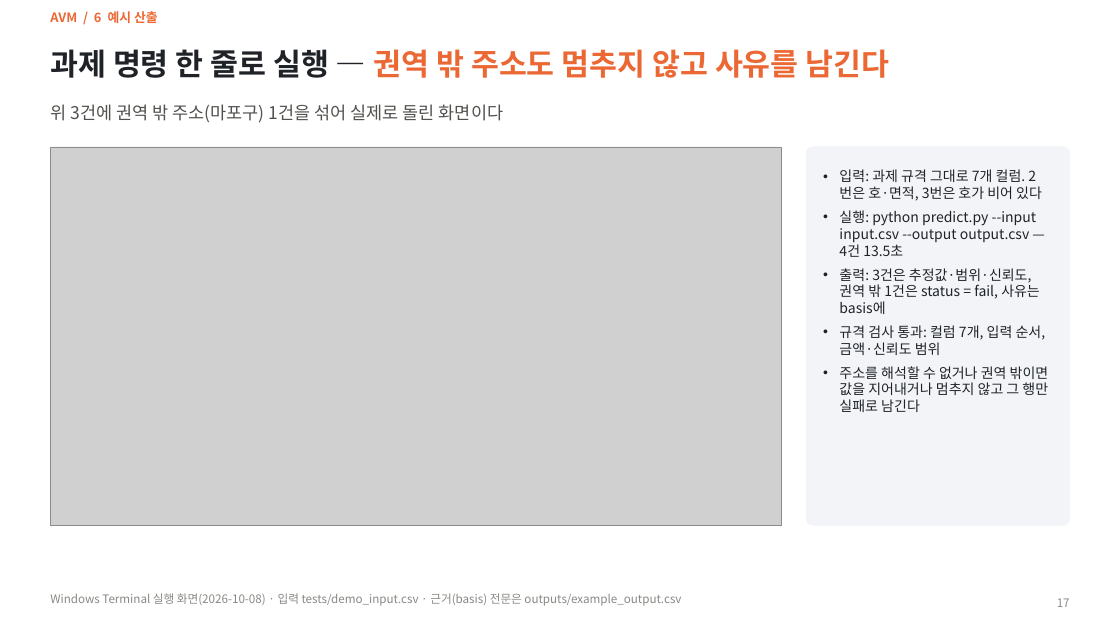
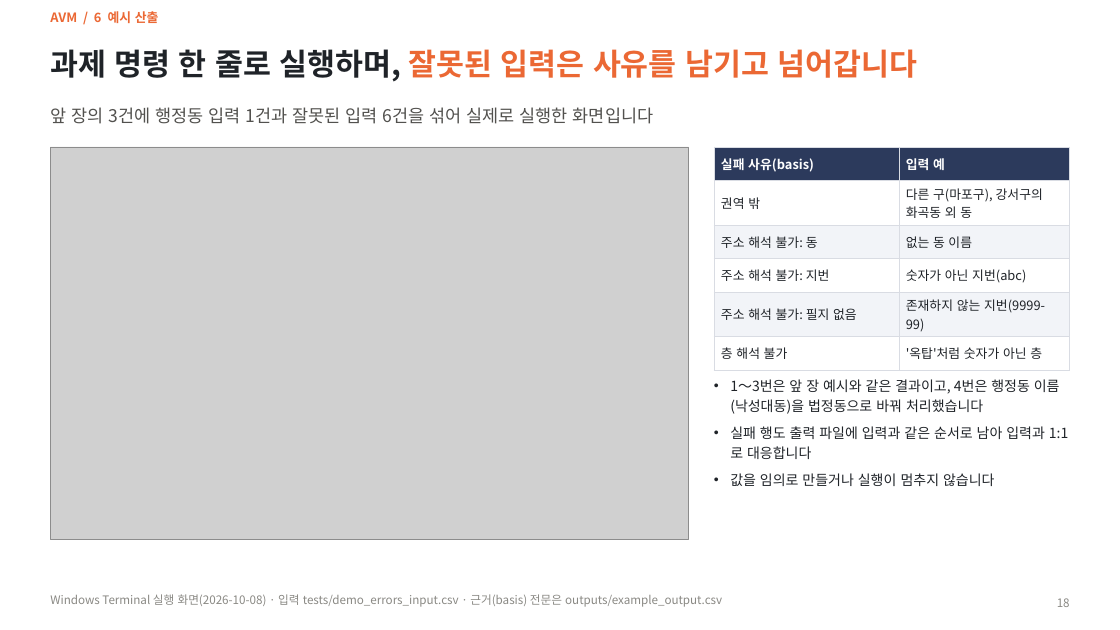
Before and after one commit to KimInSeok-DA/DA_Seoul_Villa_AVM, a slide deck: slide 18 of presentation/AVM_발표.pptx (slide 17 before the commit). Drawn at 1120x630 pixels with LibreOffice and Linux fonts; fonts in the diff are those of the drawing; grey boxes stand for pictures. Boxes give left, top, right and bottom in pixels: in the first picture for what was removed or moved away, otherwise in the second. Text is boxed around its words. In the diff, an @@ line names an element or a change of style, - is before the commit and + after.

Commit message:
PPT: 제출용 어투·Pretendard·한글 줄바꿈, 피드백 반영, 잘 맞힌 사례·실행 화면, 요약본 9장, PDF

```diff
--- a/presentation/AVM_발표.pptx
+++ b/presentation/AVM_발표.pptx
@@ title at [50, 49, 917, 82]: text changed @@
-과제 명령 한 줄로 실행 — 권역 밖 주소도 멈추지 않고 사유를 남긴다
+과제 명령 한 줄로 실행하며, 잘못된 입력은 사유를 남기고 넘어갑니다
@@ text at [50, 107, 653, 124]: text changed @@
-위 3건에 권역 밖 주소(마포구) 1건을 섞어 실제로 돌린 화면이다
+앞 장의 3건에 행정동 입력 1건과 잘못된 입력 6건을 섞어 실제로 실행한 화면입니다
@@ picture: place and size @@
-picture at [50, 147, 781, 525]
+picture at [50, 147, 689, 539]
@@ table added at [714, 147, 1070, 363], 6 rows, 2 columns @@
+실패 사유(basis) | 입력 예
+권역 밖 | 다른 구(마포구), 강서구의 화곡동 외 동
+주소 해석 불가: 동 | 없는 동 이름
+주소 해석 불가: 지번 | 숫자가 아닌 지번(abc)
+주소 해석 불가: 필지 없음 | 존재하지 않는 지번(9999-99)
+층 해석 불가 | '옥탑'처럼 숫자가 아닌 층
@@ rounded rectangle removed at [807, 147, 1070, 525] @@
@@ text at [730, 379, 1068, 486]: text changed @@
-• 입력: 과제 규격 그대로 7개 컬럼. 2번은 호·면적, 3번은 호가 비어 있다
-• 실행: python predict.py --input input.csv --output output.csv — 4건 13.5초
-• 출력: 3건은 추정값·범위·신뢰도, 권역 밖 1건은 status = fail, 사유는 basis에
-• 규격 검사 통과: 컬럼 7개, 입력 순서, 금액·신뢰도 범위
-• 주소를 해석할 수 없거나 권역 밖이면 값을 지어내거나 멈추지 않고 그 행만 실패로 남긴다
+• 1～3번은 앞 장 예시와 같은 결과이고, 4번은 행정동 이름(낙성대동)을 법정동으로 바꿔 처리했습니다
+• 실패 행도 출력 파일에 입력과 같은 순서로 남아 입력과 1:1로 대응합니다
+• 값을 임의로 만들거나 실행이 멈추지 않습니다
@@ text at [50, 594, 722, 607]: text changed @@
-Windows Terminal 실행 화면(2026-10-08) · 입력 tests/demo_input.csv · 근거(basis) 전문은 outputs/example_output.csv
+Windows Terminal 실행 화면(2026-10-08) · 입력 tests/demo_errors_input.csv · 근거(basis) 전문은 outputs/example_output.csv
@@ page number at [1057, 598, 1070, 607]: text changed @@
-17
+18
```
Also in this commit, not shown: 28 other slides changed, 1 slide added, 14 other files.
